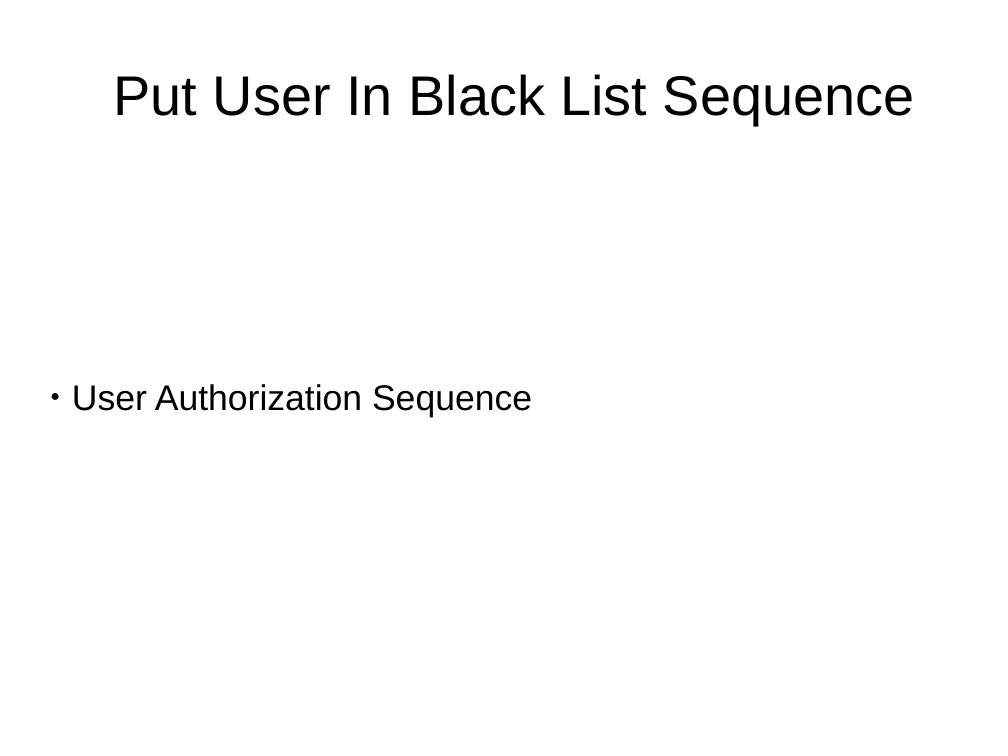
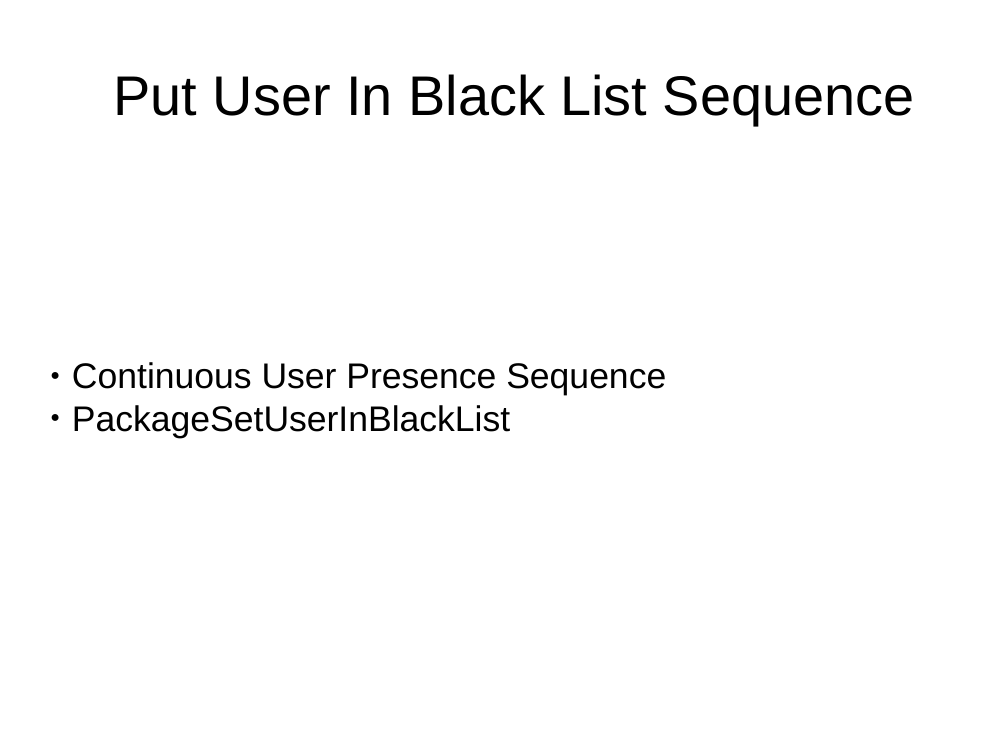
Before and after one commit to Luxan/ServerClientQTCrypto, a slide deck: slide 14 of designer_doc/Communication Procedures.odp. Drawn at 1008x756 pixels with LibreOffice and Linux fonts; fonts in the diff are those of the drawing. Boxes give left, top, right and bottom in pixels: in the first picture for what was removed or moved away, otherwise in the second. Text is boxed around its words. In the diff, an @@ line names an element or a change of style, - is before the commit and + after.

```diff
--- a/designer_doc/Communication Procedures.odp
+++ b/designer_doc/Communication Procedures.odp
@@ subtitle at [72, 362, 666, 439]: text changed @@
-● User Authorization Sequence
+● Continuous User Presence Sequence
+● PackageSetUserInBlackList
```
Also in this commit, not shown: 13 other slides changed, 25 other files.
